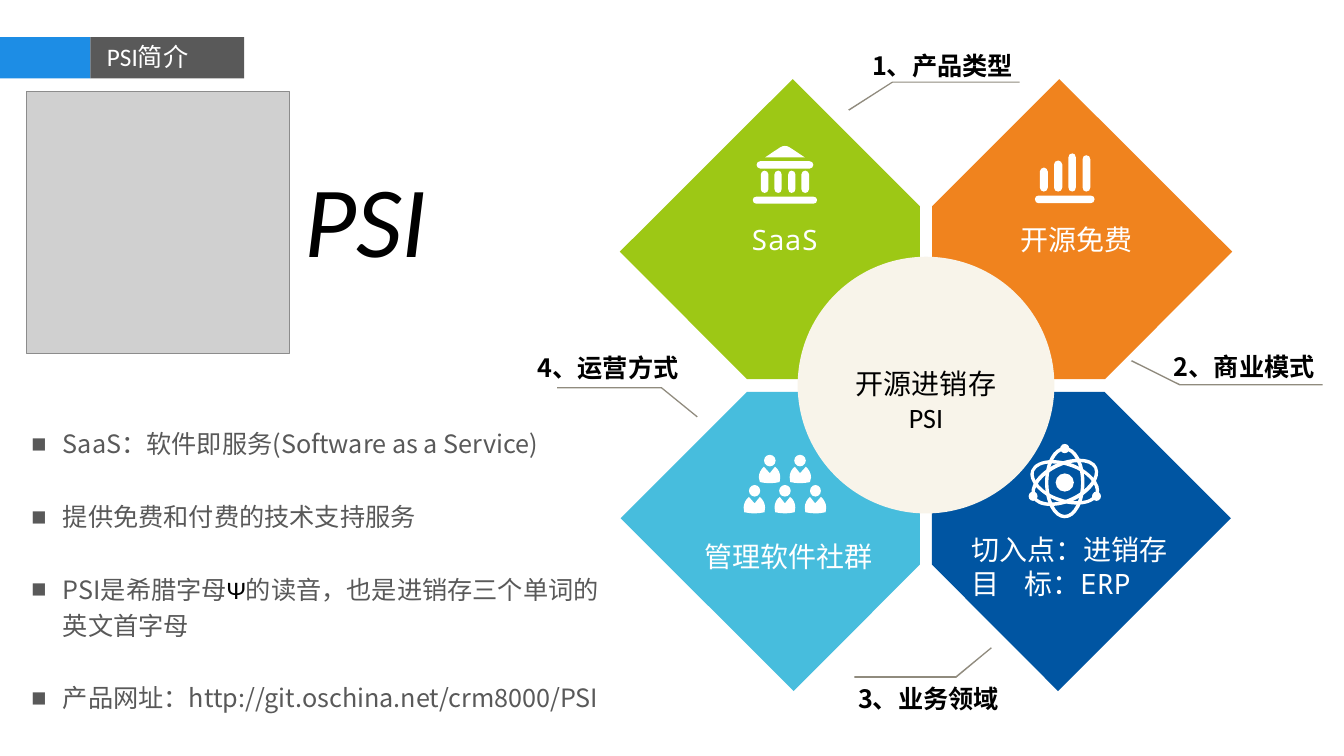
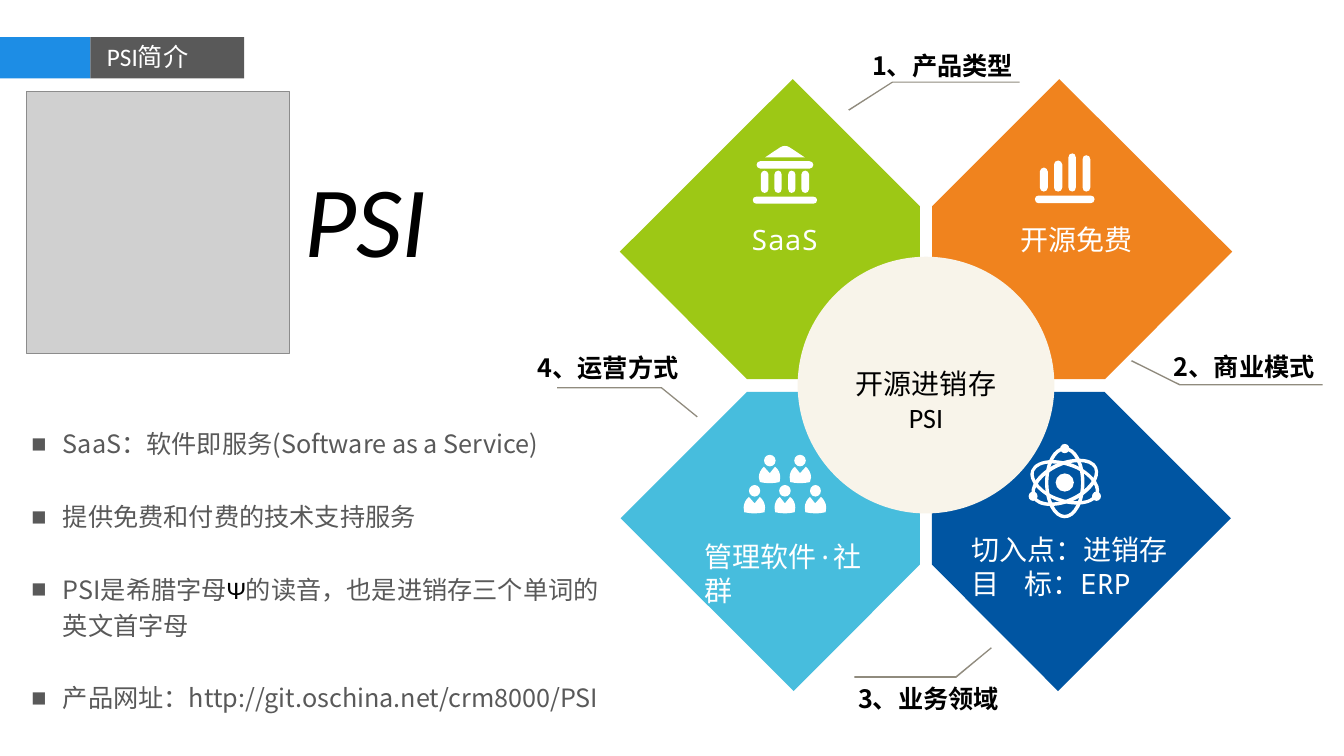
Before and after one commit to dongxf/PSI, a slide deck: slide 2 of doc/01 概要设计/PSI.pptx (slide 1 before the commit). Drawn at 1344x756 pixels with LibreOffice and Linux fonts; fonts in the diff are those of the drawing; grey boxes stand for pictures; background and template pictures are left out. Boxes give left, top, right and bottom in pixels: in the first picture for what was removed or moved away, otherwise in the second. Text is boxed around its words. In the diff, an @@ line names an element or a change of style, - is before the commit and + after.

```diff
--- a/doc/01 概要设计/PSI.pptx
+++ b/doc/01 概要设计/PSI.pptx
@@ text at bbox=[705, 543, 862, 609]: text changed @@
-管理软件社群
+管理软件·社群
```
Also in this commit, not shown: 7 slides added.
